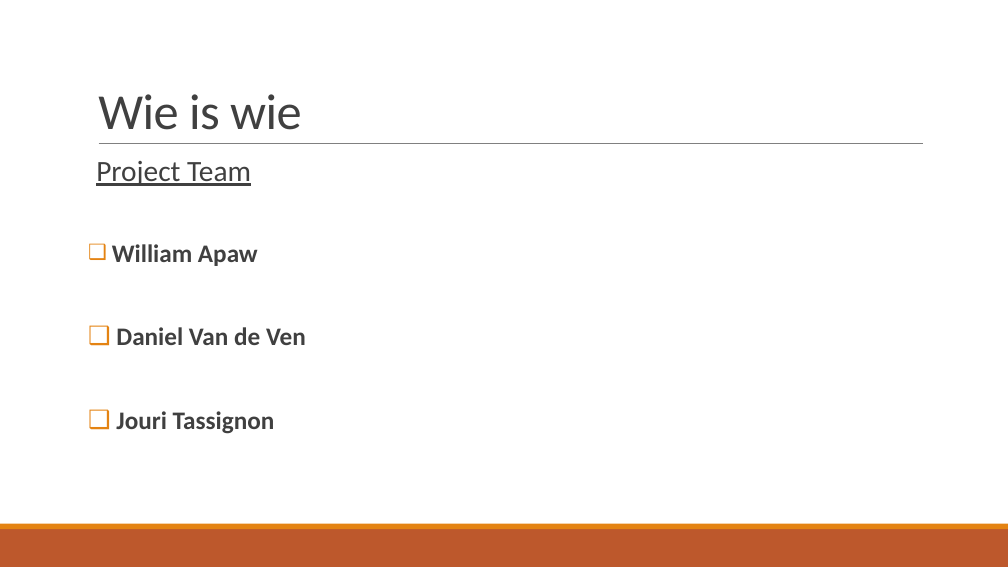
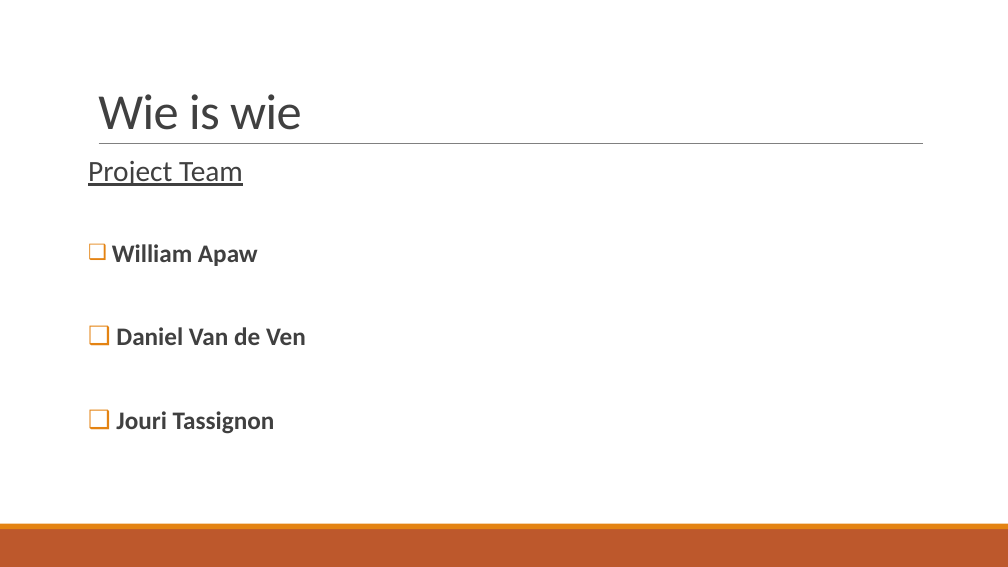
Before and after one commit to JouriTas/Projectwerk-IT-project, a slide deck: slide 3 of Scrum Artifacts/Sprint5/IT-Projectwerk 2022.pptx. Drawn at 1008x567 pixels with LibreOffice and Linux fonts; fonts in the diff are those of the drawing. Boxes give left, top, right and bottom in pixels: in the first picture for what was removed or moved away, otherwise in the second. Text is boxed around its words. In the diff, an @@ line names an element or a change of style, - is before the commit and + after.

```diff
--- a/Scrum Artifacts/Sprint5/IT-Projectwerk 2022.pptx
+++ b/Scrum Artifacts/Sprint5/IT-Projectwerk 2022.pptx
@@ text at (88, 161, 243, 186): bullet   to none @@
```
Also in this commit, not shown: 4 other slides changed, 1 slide added, 1 other file.
